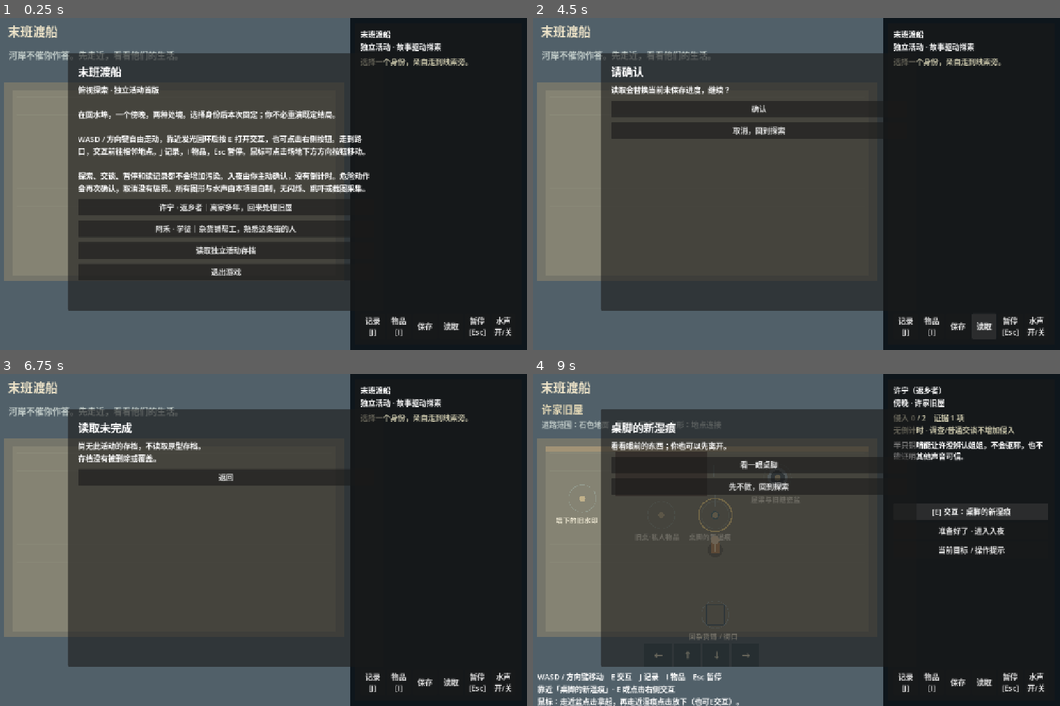
Above: before the commit, frames 1-4 (two rows, left to right).
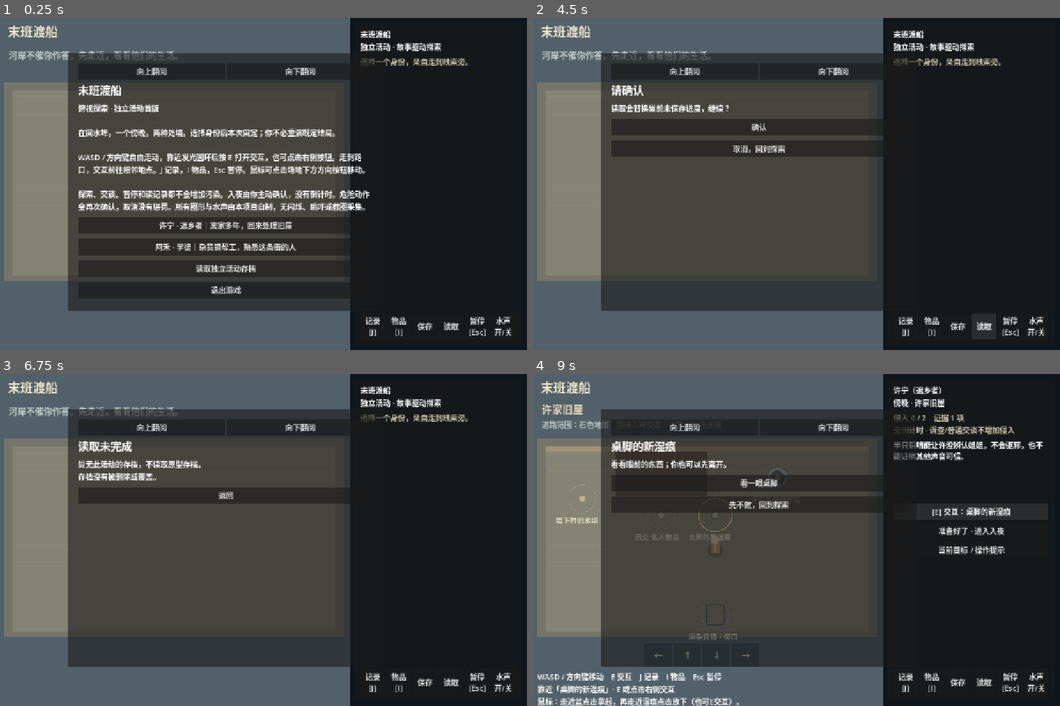
Above: after the commit, the same moments.

Repository: questroot/Cun
Game: Godot game, scene res://main.tscn
The game is run twice, just before and just after one commit, with the same random seed, the same clock (stepped at 60 frames per second) and the same inputs.
Inputs (mouse positions are in pixels of both pictures, inside the frame that each line leads up to):
- Up to frame 1 (0.25 s): no input
- Up to frame 2 (4.5 s): click (685, 71) at 0.5 s, where only the run after the commit has a clickable "向上翻阅"; click (833, 71) at 1.25 s, where only the run after the commit has a clickable "向下翻阅"; click "记录 [J]" at 2 s; click "物品 [I]" at 2.75 s; click "保存" at 3.5 s; click "读取" at 4.25 s
- Up to frame 3 (6.75 s): click "暂停 [Esc]" at 5 s; click "水声 开/关" at 5.75 s; click "确认" at 6.5 s
- Up to frame 4 (9 s): click "返回" at 7.25 s; click "许宁 · 返乡者｜离家多年，回来处理旧屋" at 8 s; click "[E] 交互：桌脚的新湿痕" at 8.75 s

The runs differ from the first frame. In frame 1, 14% of the frame differs, in the area x 14-71%, y 13-83%; in frame 2, 6.6%; in frame 3, 6.2%; in frame 4, 6.1%.

Commit message:
Expose real paging controls for long dialogue and verify reported click sequence

Diff:
--- a/activities/last-ferry/game/main.gd
+++ b/activities/last-ferry/game/main.gd
@@ -138,8 +138,16 @@
 	var mm := MarginContainer.new()
 	for side in ["left", "right", "top", "bottom"]: mm.add_theme_constant_override("margin_" + side, 24)
 	overlay.add_child(mm)
+	var modal_column := VBoxContainer.new()
+	mm.add_child(modal_column)
+	var navigation := HBoxContainer.new()
+	modal_column.add_child(navigation)
 	var sc := ScrollContainer.new()
-	mm.add_child(sc)
+	sc.size_flags_vertical = Control.SIZE_EXPAND_FILL
+	sc.custom_minimum_size.y = 480
+	modal_column.add_child(sc)
+	button(navigation, "向上翻阅", func(): sc.scroll_vertical = maxi(0, sc.scroll_vertical - 260))
+	button(navigation, "向下翻阅", func(): sc.scroll_vertical += 260)
 	modal_body = VBoxContainer.new()
 	modal_body.size_flags_horizontal = Control.SIZE_EXPAND_FILL
 	modal_body.add_theme_constant_override("separation", 12)
Not shown, changed: PROJECT_STATUS.md
Not shown, changed: activities/last-ferry/verify_real_input.py
